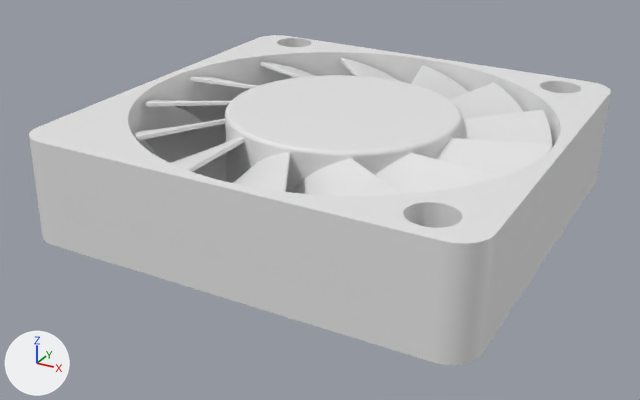
What one commit did to the glTF model genesis/scene-gen/parts/fan/fan.glb.
The view is the same before and after, from a 50 mm lens placed at (0.1003, 0.0245, 0.0259), pointed at (0.0731, 0.074, 0.0012). Every picture has the same lights, and +X, +Y and +Z are marked at lower left. The picture after the commit comes second.

The first picture shows 'MotorHouse', 'RotorBlades'.
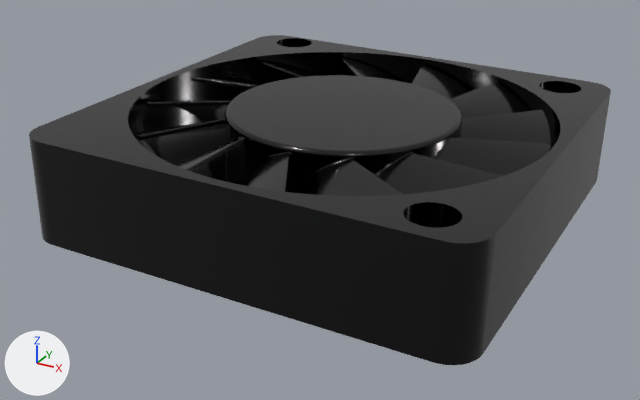
Where the change shows, as pixel boxes [x1, y1, x2, y2] in the pictures (640 x 400 px):
```json
{"object": "MotorHouse", "change": "recoloured", "before": [29, 35, 611, 365], "after": [29, 35, 611, 365], "on screen": "white to black"}
{"object": "RotorBlades", "change": "recoloured", "before": [134, 58, 552, 196], "after": [134, 58, 552, 196], "on screen": "darker"}
```

Edits to the scene script, one JSON object a line:
```json
{"op": "add", "block": "mat_black_plastic", "code": ["mat_black_plastic = principled_material('Black Plastic')", "mat_black_plastic.base_color = (0.0, 0.0, 0.0)  # black #000000", "mat_black_plastic.roughness = 0.15"]}
{"block": "me_mesh_0", "where": "me_mesh_0.from_pydata(...)  # 21098 vertices, 42192 faces; spans x 0.0599..0.0879, y 0.0618..0.0898, z 0.0004..0.0076"}
{"op": "add", "block": "me_mesh_0", "code": "me_mesh_0.materials.append(mat_black_plastic)  # black #000000"}
{"block": "me_mesh_1", "where": "me_mesh_1.from_pydata(...)  # 1021 vertices, 2060 faces; spans x 0.0587..0.089, y 0.0607..0.0909, z 0.0..0.0079"}
{"op": "add", "block": "me_mesh_1", "code": "me_mesh_1.materials.append(mat_black_plastic)  # black #000000"}
```
